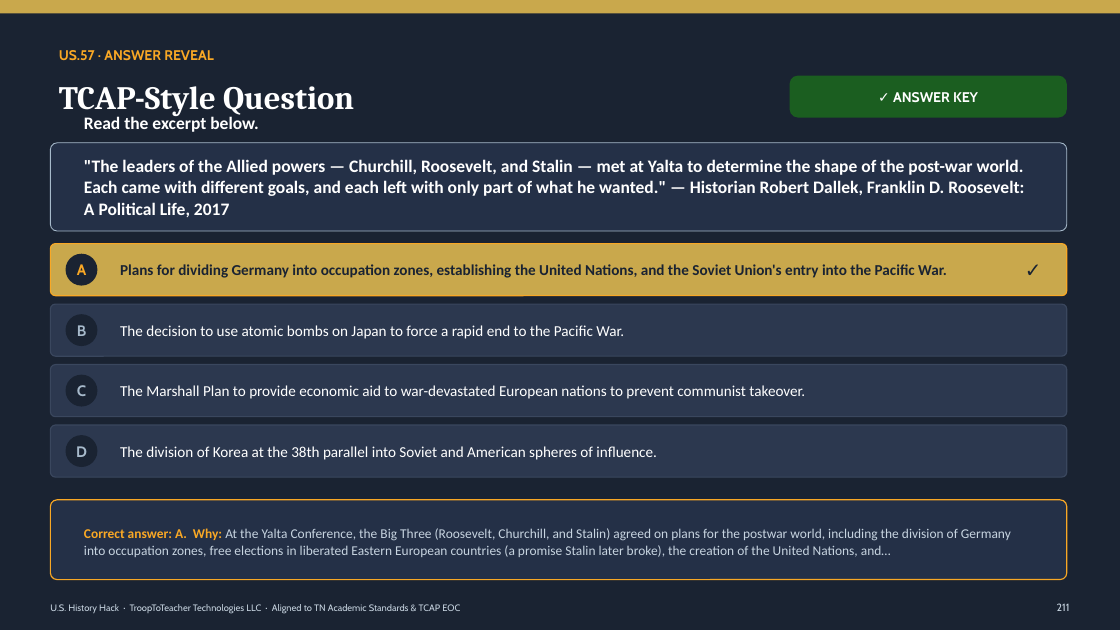
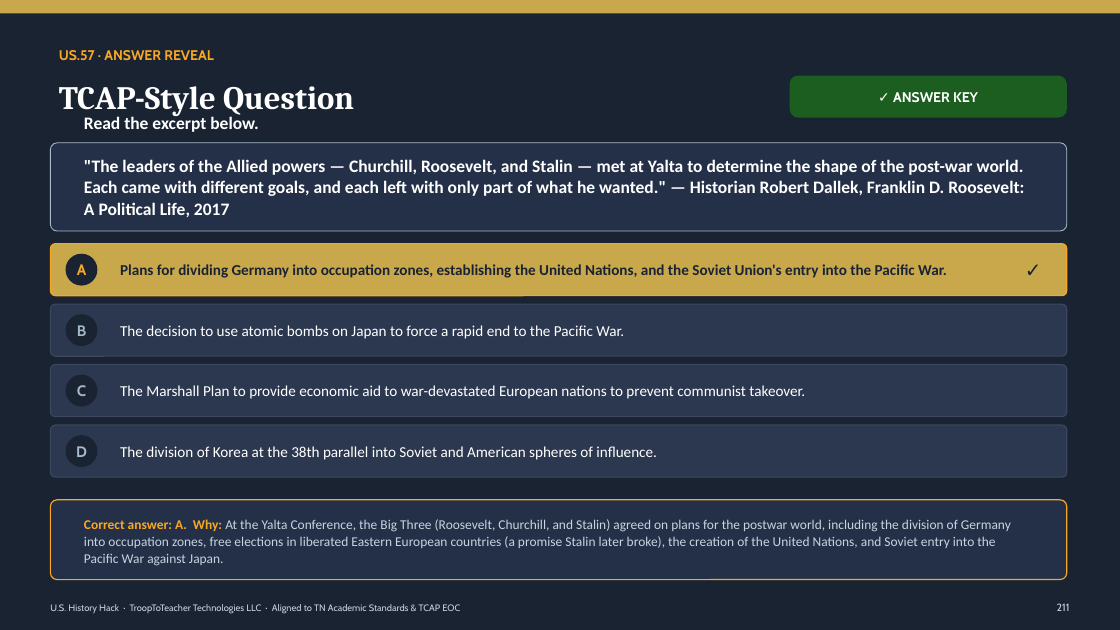
Before and after one commit to Trooptoteacher/trooptoteacher-history, a slide deck: slide 236 of HistoryHack_Platinum/deliverables_unit6/Unit6_Teacher_Deck_CourseStandard.pptx. Drawn at 1120x630 pixels with LibreOffice and Linux fonts; fonts in the diff are those of the drawing. Boxes give left, top, right and bottom in pixels: in the first picture for what was removed or moved away, otherwise in the second. Text is boxed around its words. In the diff, an @@ line names an element or a change of style, - is before the commit and + after.

```diff
--- a/HistoryHack_Platinum/deliverables_unit6/Unit6_Teacher_Deck_CourseStandard.pptx
+++ b/HistoryHack_Platinum/deliverables_unit6/Unit6_Teacher_Deck_CourseStandard.pptx
@@ text at [84, 519, 1011, 566]: text changed @@
-Correct answer: A. Why: At the Yalta Conference, the Big Three (Roosevelt, Churchill, and Stalin) agreed on plans for the postwar world, including the division of Germany into occupation zones, free elections in liberated Eastern European countries (a promise Stalin later broke), the creation of the United Nations, and…
+Correct answer: A. Why: At the Yalta Conference, the Big Three (Roosevelt, Churchill, and Stalin) agreed on plans for the postwar world, including the division of Germany into occupation zones, free elections in liberated Eastern European countries (a promise Stalin later broke), the creation of the United Nations, and Soviet entry into the Pacific War against Japan.
```
Also in this commit, not shown: 14 other slides changed, 19 other files.
